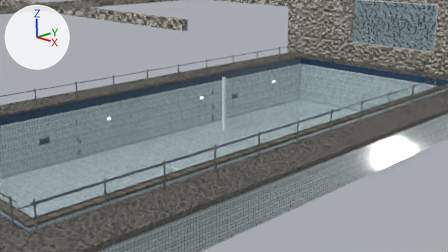
Before and after pictures for a commit that changed the Blender file auvs/hydrus_sim/data/pool_scene.blend.
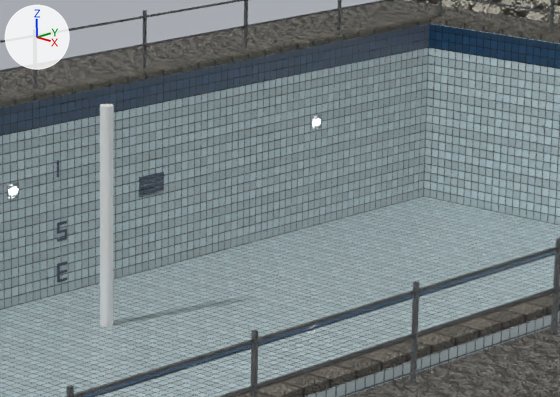
The first picture shows the older version from the file's camera 'PoolCamera'. The close-ups show the older and then the newer version on the part from 44% to 74% of the width and 21% to 58% of the height of that picture. Only the edits that show in the close-ups are written down. Every picture has the same lights, and +X, +Y and +Z are marked at upper left.

Names of what the first close-up shows: 'Marker', 'pool_band', 'pool_coping', 'pool_deck', 'pool_hall', 'pool_stainless', 'pool_tile' and 1 more.
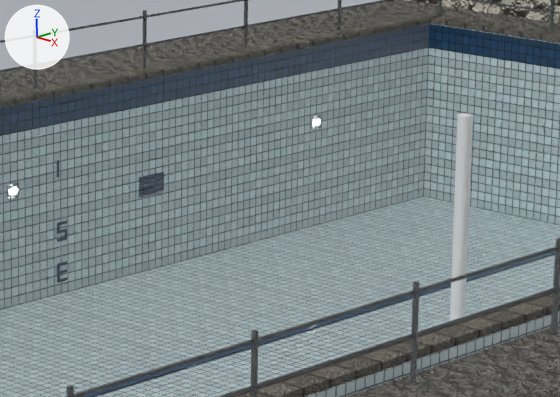
Location of each change, [x1, y1, x2, y2] in pixels of the close-ups (560 x 397 px):
'Marker', moved: before [100, 104, 114, 327]; after [450, 113, 473, 321]

The edits, one by one:
Object 'Marker' (ob_marker) moves from (-4.28, 14.28, -1.67) to (1.52, 15.16, -1.08).
